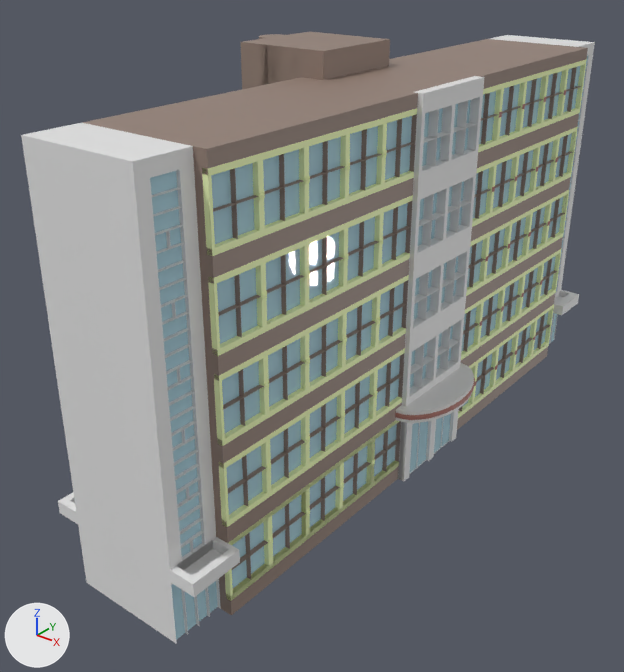
Two versions of the Blender file building/blend/6building.blend, one commit apart.
Before and after are seen from a 50 mm camera at (182.0, -273.0, 208.0) aimed at (-18.0, -24.0, 53.0). Lighting does not change. The marker at lower left points along +X, +Y and +Z.

Before the edit, the objects in view are built like this:
```python
ob_cube_026 = bpy.data.objects.new('Cube.026', me_cube_051)
ob_cube_026.location = (25.0, -110.0, 138.2)
ob_cube_026.scale = (2.0, 4.45, 4.7)
ob_main = bpy.data.objects.new('main', me_cube_009)
ob_main.location = (0.0, 0.0, 77.5)
ob_main.scale = (25.0, 120.0, 77.5)
ob_sidebar_1 = bpy.data.objects.new('sidebar-1', me_cube_002)
ob_sidebar_1.location = (-2.5, 130.0, 77.5)
ob_sidebar_1.scale = (22.5, 10.0, 77.5)
# also in view: '정면창문' at (23.0, 0.0, 78.0); 'Cube.049' at (24.0, -70.0, 78.0); 'Cylinder' at (33.0, 0.0, 32.0); 'Cube.020' at (24.0, -70.0, 18.0); 'Cube.051' at (24.0, -70.0, 108.0)
```
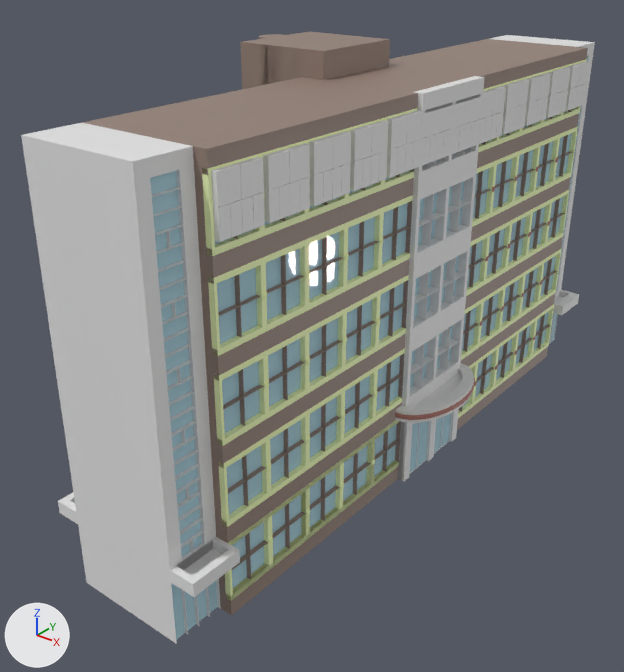
Where the change shows, as pixel boxes [x1, y1, x2, y2] in the pictures (624 x 672 px):
'Cube.026', shown
    after: [211, 61, 589, 242]

Edits to the bpy script that builds the scene:
```text
Change ob_cube_026:
    remove ob_cube_026.hide_set(True)
```
